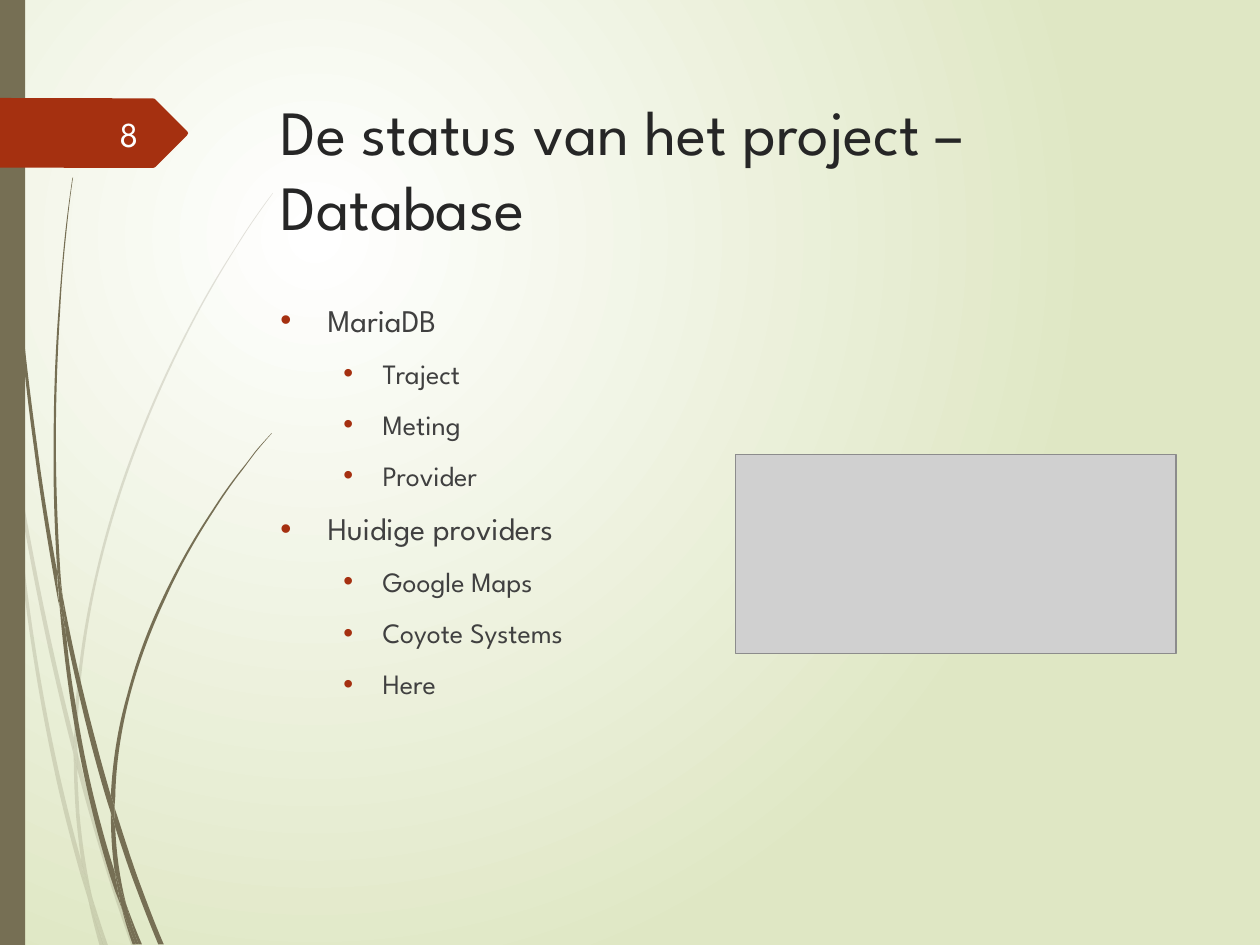
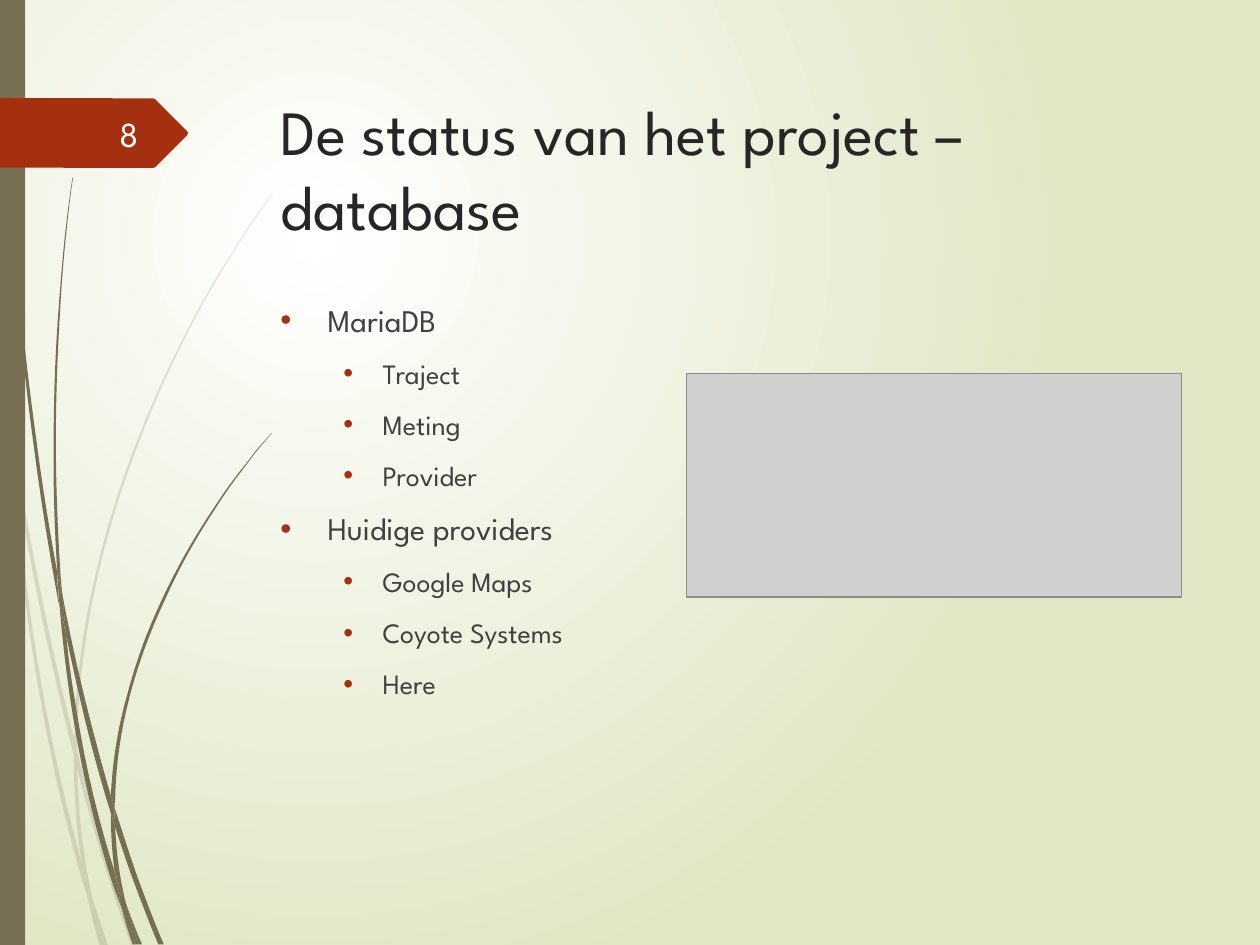
Before and after one commit to ghentlivinglab/Traffic-Travel-Time-Analyzer-3, a slide deck: slide 8 of Sprint1.pptx. Drawn at 1260x945 pixels with LibreOffice and Linux fonts; fonts in the diff are those of the drawing; grey boxes stand for pictures. Boxes give left, top, right and bottom in pixels: in the first picture for what was removed or moved away, otherwise in the second. Text is boxed around its words. In the diff, an @@ line names an element or a change of style, - is before the commit and + after.

Commit message:
Ppt uploaded

```diff
--- a/Sprint1.pptx
+++ b/Sprint1.pptx
@@ title at [281,111,920,231]: text changed @@
-De status van het project – Database
+De status van het project – database
@@ picture: place and size @@
-picture at [736,455,1177,654]
+picture at [687,374,1182,597]
```
Also in this commit, not shown: 3 other slides changed.
